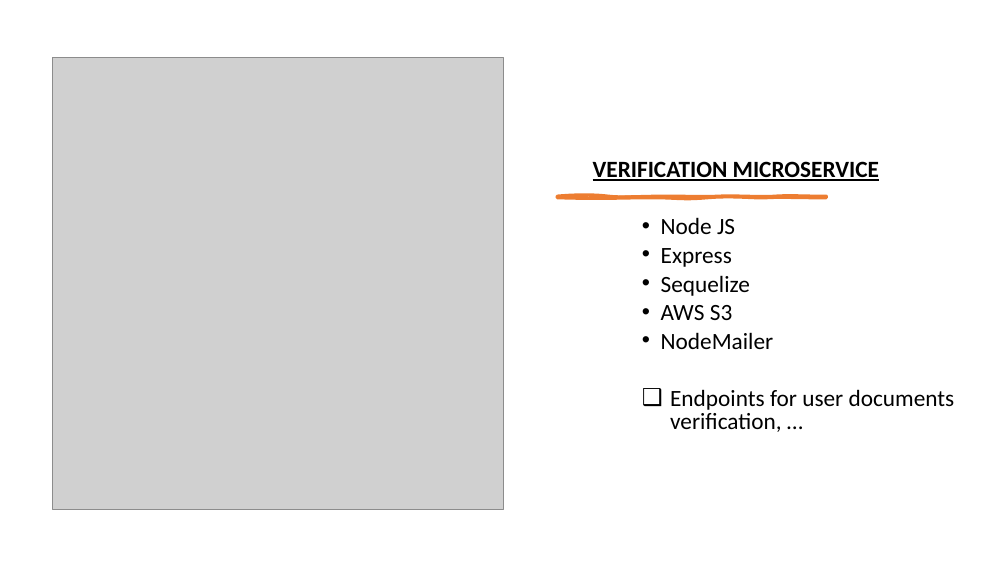
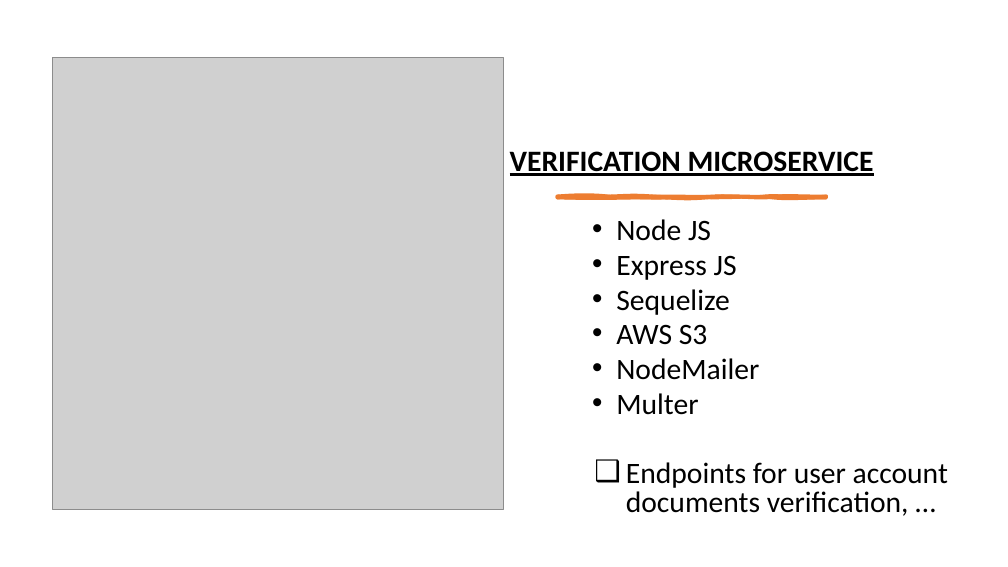
Before and after one commit to Nide17/irembo-user-acc-mgt, a slide deck: slide 8 of ppt.pptx (slide 7 before the commit). Drawn at 1008x567 pixels with LibreOffice and Linux fonts; fonts in the diff are those of the drawing; grey boxes stand for pictures. Boxes give left, top, right and bottom in pixels: in the first picture for what was removed or moved away, otherwise in the second. Text is boxed around its words. In the diff, an @@ line names an element or a change of style, - is before the commit and + after.

```diff
--- a/ppt.pptx
+++ b/ppt.pptx
@@ text "VERIFICATION MICROSERVICE": place and size @@
-text "VERIFICATION MICROSERVICE" at [593,161,955,432]
+text "VERIFICATION MICROSERVICE" at [510,151,948,516]
@@ text at [510,151,874,380]: size 22.2 to 28.2 pt in "VERIFICATION MICROSERVICE", "Node JS", "Sequelize", "AWS S3" and 1 more places; less space between paragraphs; indent changed @@
@@ freeform shape at [557,197,827,198]: outline redrawn @@
@@ text at [616,255,737,280]: text changed; size 22.2 to 28.2 pt @@
-• Express
+• Express JS
@@ text at [616,393,948,516]: text changed; size 22.2 to 28.2 pt @@
-❑ Endpoints for user documents verification, …
+• Multer
+❑ Endpoints for user account documents verification, …
```
Also in this commit, not shown: 11 other slides changed, 1 slide added, 6 other files.
